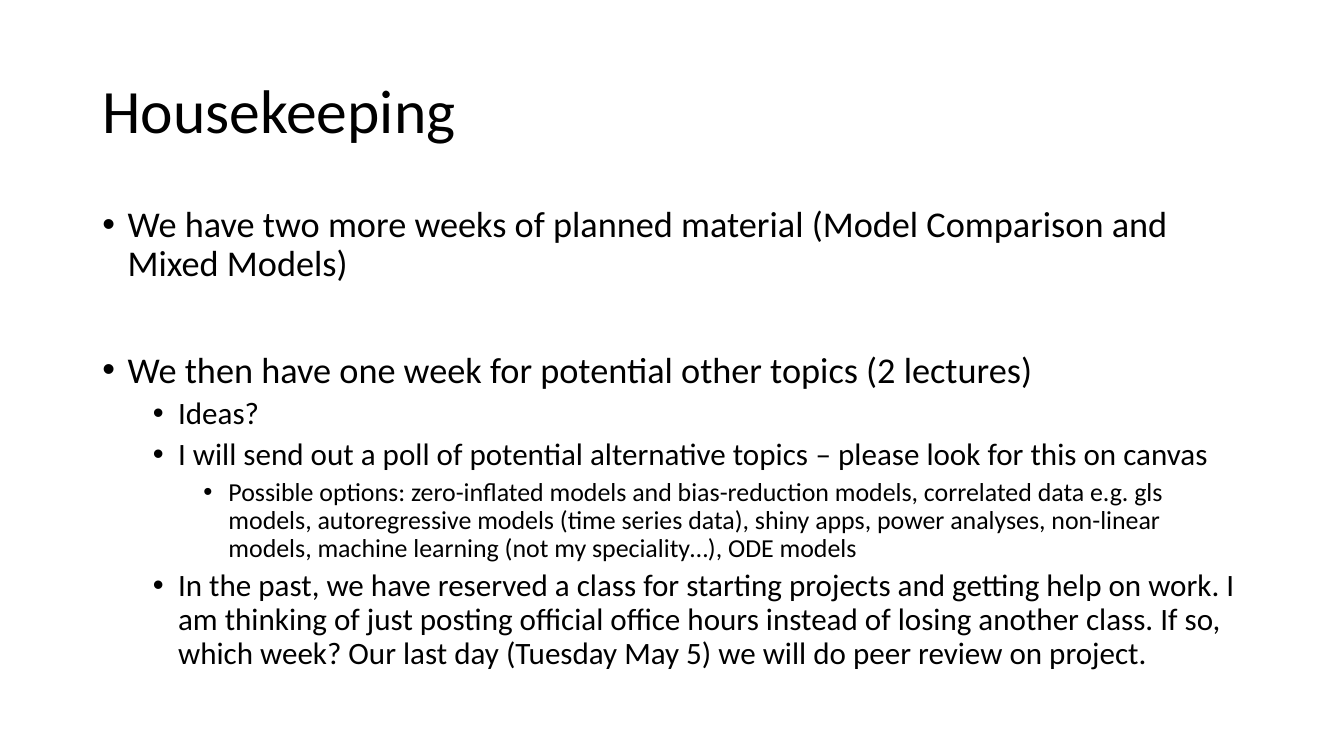
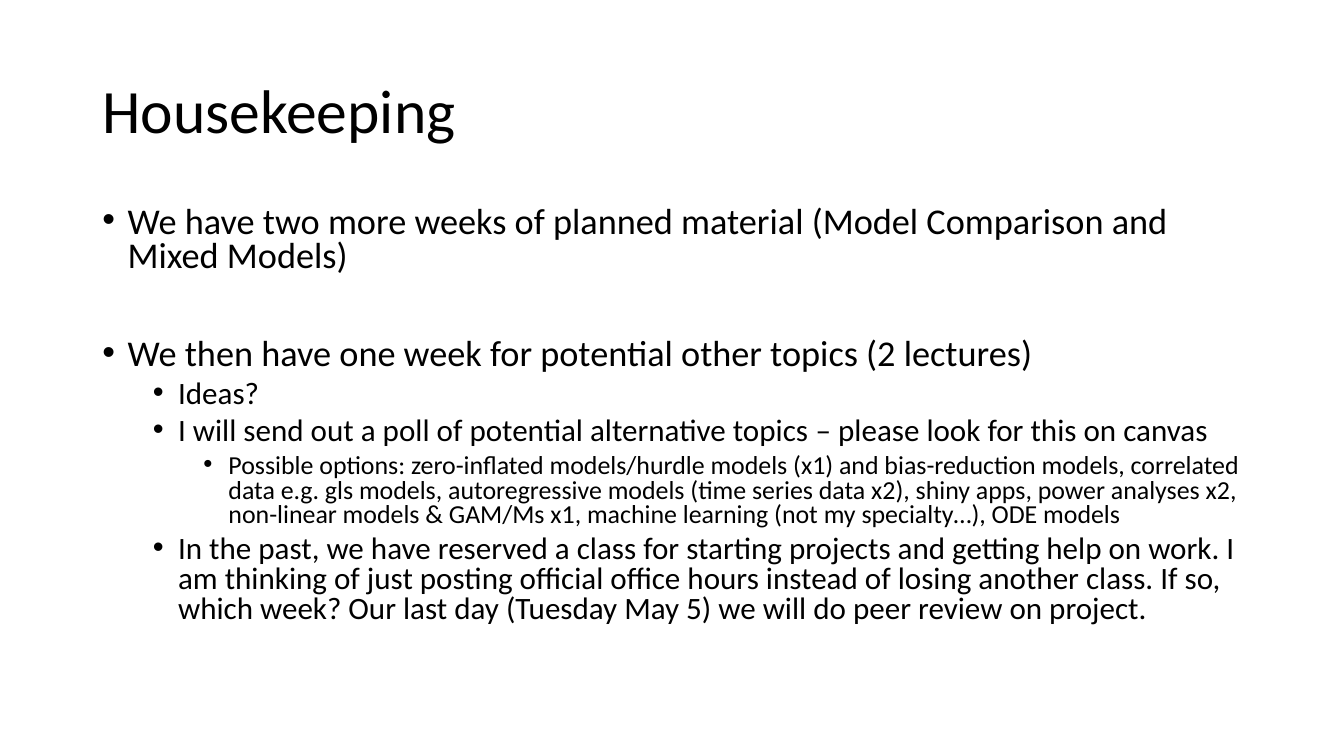
Before and after one commit to VTQuantMethodsEEB/klangwig, a slide deck: slide 2 of lectures/le10_glms.pptx. Drawn at 1344x756 pixels with LibreOffice and Linux fonts; fonts in the diff are those of the drawing. Boxes give left, top, right and bottom in pixels: in the first picture for what was removed or moved away, otherwise in the second. Text is boxed around its words. In the diff, an @@ line names an element or a change of style, - is before the commit and + after.

Commit message:
updated scripts for week 11

```diff
--- a/lectures/le10_glms.pptx
+++ b/lectures/le10_glms.pptx
@@ text at (x1=128, y1=207, x2=1234, y2=625): line spacing 0.9 to 0.8 @@
@@ text at (x1=228, y1=455, x2=1239, y2=528): text changed @@
-    • Possible options: zero-inflated models and bias-reduction models, correlated data e.g. gls models, autoregressive models (time series data), shiny apps, power analyses, non-linear models, machine learning (not my speciality…), ODE models
+    • Possible options: zero-inflated models/hurdle models (x1) and bias-reduction models, correlated data e.g. gls models, autoregressive models (time series data x2), shiny apps, power analyses x2, non-linear models & GAM/Ms x1, machine learning (not my specialty…), ODE models
```
Also in this commit, not shown: 3 other files.
